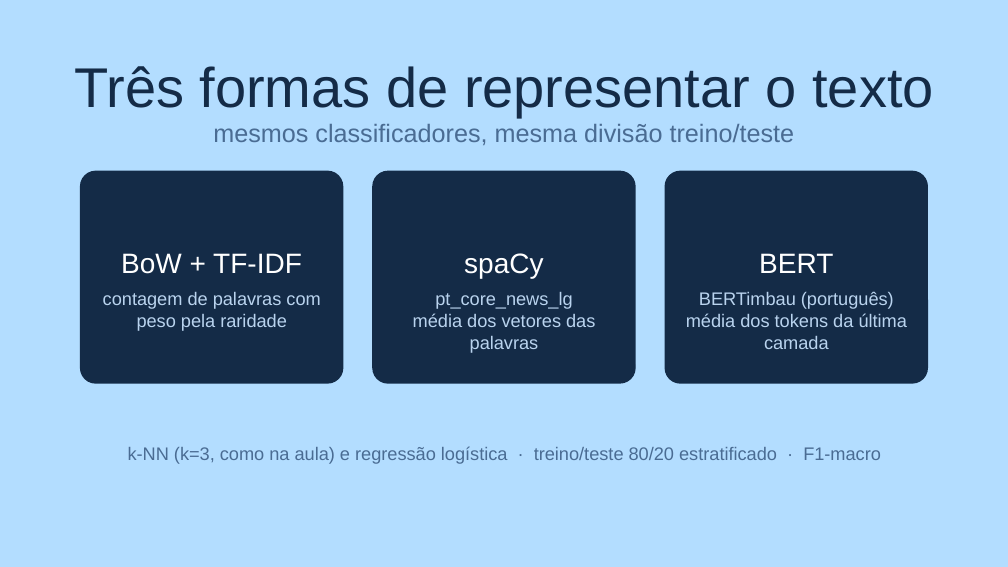
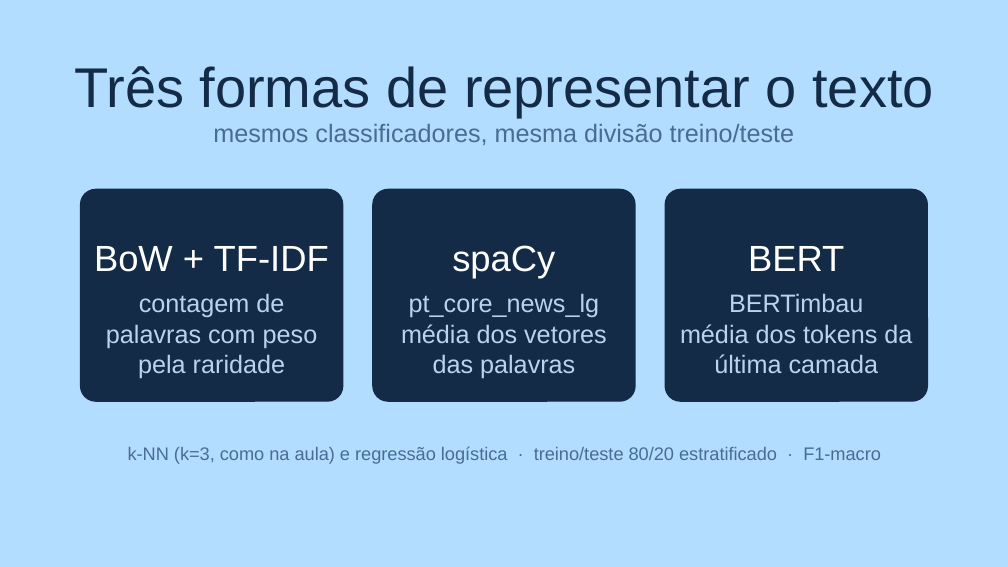
Before and after one commit to barbaradasilvadapper/T1-PLN, a slide deck: slide 18 of entregaveis/Trabalho1_PLN.pptx. Drawn at 1008x567 pixels with LibreOffice and Linux fonts; fonts in the diff are those of the drawing. Boxes give left, top, right and bottom in pixels: in the first picture for what was removed or moved away, otherwise in the second. Text is boxed around its words. In the diff, an @@ line names an element or a change of style, - is before the commit and + after.

```diff
--- a/entregaveis/Trabalho1_PLN.pptx
+++ b/entregaveis/Trabalho1_PLN.pptx
@@ 3 rounded rectangles: place and size @@
-3 rounded rectangles at [81,171,927,383]
+3 rounded rectangles at [81,190,927,401]
@@ text "BoW + TF-IDF": place and size @@
-text "BoW + TF-IDF" at [121,253,302,274]
+text "BoW + TF-IDF" at [94,246,329,272]
@@ text "spaCy": place and size @@
-text "spaCy" at [464,253,543,278]
+text "spaCy" at [452,245,555,278]
@@ size 20 to 26 pt in 3 elements at [94,246,329,272], [452,245,555,278], [748,246,844,271] @@
@@ text "BERT": place and size @@
-text "BERT" at [759,253,833,273]
+text "BERT" at [748,246,844,271]
@@ text "contagem de palavras com peso ..." at [106,293,318,378]: size 13 to 18 pt @@
@@ text "pt_core_news_lg" at [401,293,607,378]: size 13 to 18 pt @@
@@ text at [729,293,863,312]: text changed; size 13 to 18 pt @@
-BERTimbau (português)
+BERTimbau
@@ text at [680,324,912,373]: size 13 to 18 pt in "média dos tokens da última camada" @@
```
Also in this commit, not shown: 15 other slides changed, 3 slides added, 3 slides removed, 3 other files.
